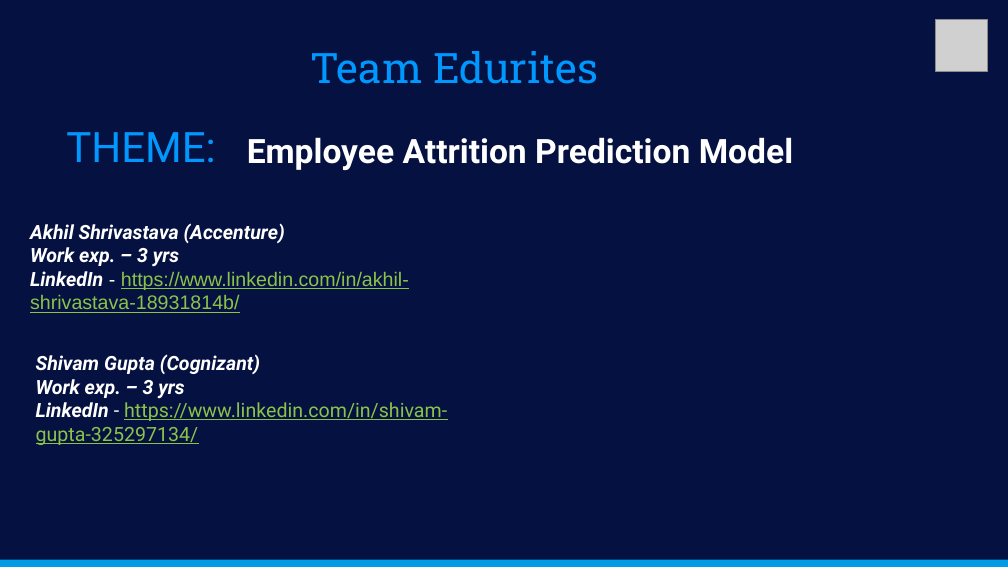
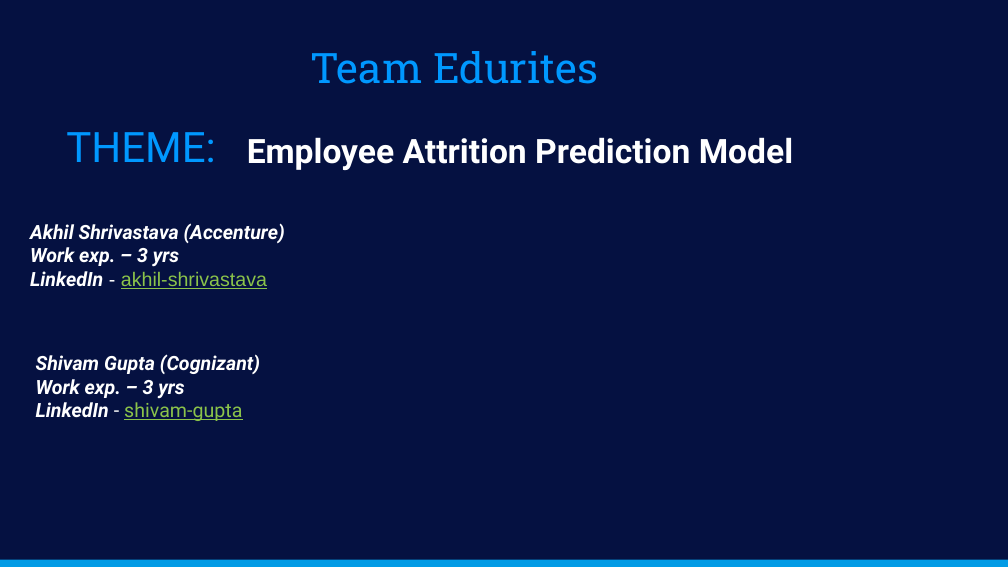
Before and after one commit to 24akhil/employee-churn-notebook, a slide deck: slide 2 of PrototypeSubmission-Edurites.pptx. Drawn at 1008x567 pixels with LibreOffice and Linux fonts; fonts in the diff are those of the drawing; grey boxes stand for pictures. Boxes give left, top, right and bottom in pixels: in the first picture for what was removed or moved away, otherwise in the second. Text is boxed around its words. In the diff, an @@ line names an element or a change of style, - is before the commit and + after.

Commit message:
update ppt

```diff
--- a/PrototypeSubmission-Edurites.pptx
+++ b/PrototypeSubmission-Edurites.pptx
@@ picture removed at bbox=[935, 20, 988, 73] @@
@@ text at bbox=[30, 271, 267, 289]: text changed @@
-LinkedIn - https://www.linkedin.com/in/akhil-shrivastava-18931814b/
+LinkedIn - akhil-shrivastava
@@ text at bbox=[36, 402, 242, 421]: text changed @@
-LinkedIn - https://www.linkedin.com/in/shivam-gupta-325297134/
+LinkedIn - shivam-gupta
```
Also in this commit, not shown: 8 other slides changed.
